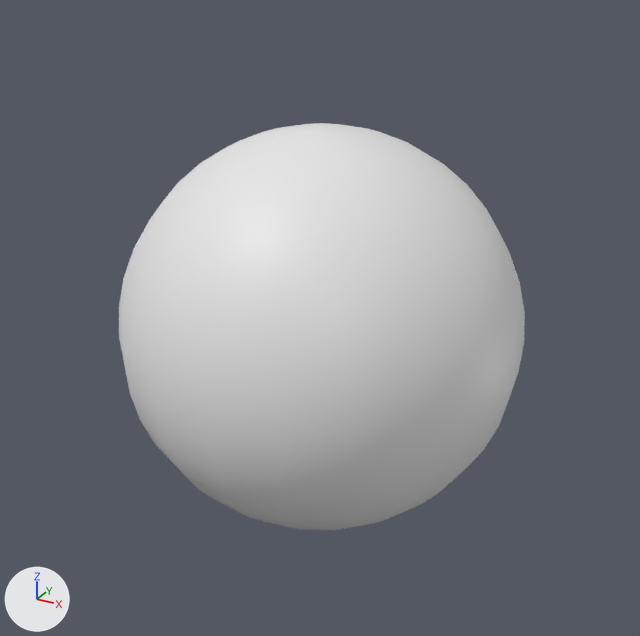
What one commit did to the OBJ model partyDarling/source/PartyDarling/assets/meshes/labRoom.obj.
Before and after are seen from a 50 mm camera at (169.0, -308.0, 158.0) aimed at (-1.0, 1.0, 3.0). Lighting does not change. The marker at lower left points along +X, +Y and +Z. Where no turn or scale is listed for an object, it has been applied to the vertices. Vertices at the same position are counted once.

The first picture shows 'labRoom'.
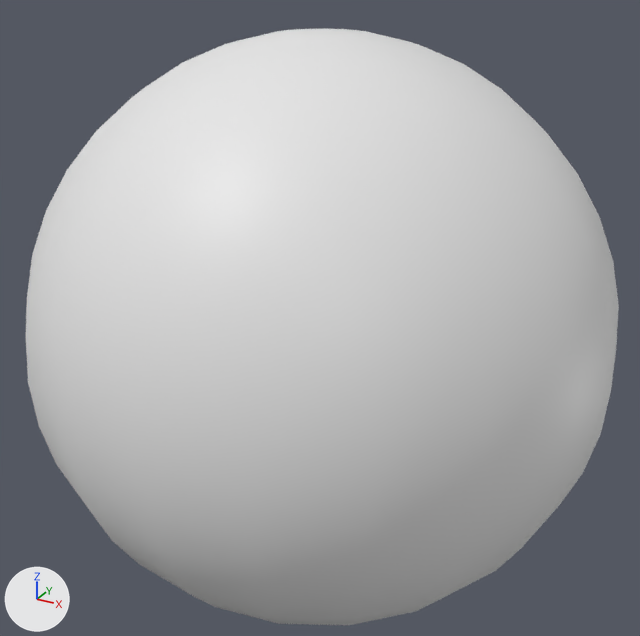
Diff of the bpy script that builds the scene:
```diff
--- a/partyDarling/source/PartyDarling/assets/meshes/labRoom.obj.py
+++ b/partyDarling/source/PartyDarling/assets/meshes/labRoom.obj.py
@@ me_labroom @@
 # used by ob_labroom; location = (0.0, 0.0, 0.0)
-me_labroom.from_pydata(...)  # 12388 vertices, 11353 faces; spans x -86.0..86.0, y -86.0..86.0, z -86.0..86.0
+me_labroom.from_pydata(...)  # 12518 vertices, 11483 faces; spans x -123.0..123.0, y -123.0..123.0, z -123.0..123.0
+# me_labroom part 1: a new loose piece, a UV sphere (20 segments, 20 rings, poles along z) spanning x -123.0..123.0, y -123.0..123.0, z -123.0..123.0
+# me_labroom part 2: 14 vertices moved within x -2.0..1.0, y -2.0..2.0, z 5.0..11.0; 764 vertices removed from x -86.0..86.0, y -86.0..86.0, z -86.0..86.0; 130 vertices added at x -2.0..2.0, y -2.0..2.0, z 5.0..25.0
```

Location of each change, [x1, y1, x2, y2] in pixels of the pictures (640 x 636 px):
'labRoom', reshaped (46% wider, 46% taller)
    before: [119, 123, 525, 530]
    after: [26, 29, 619, 625]
part 1 of me_labroom, added
    after: [26, 29, 619, 625]
part 2 of me_labroom, cut back
    before: [119, 123, 525, 530]
